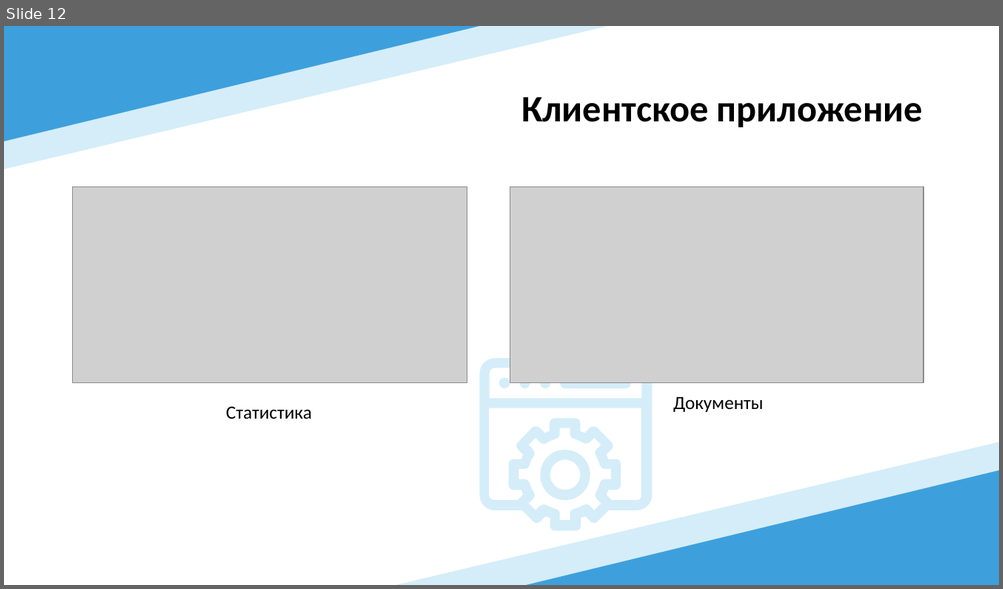
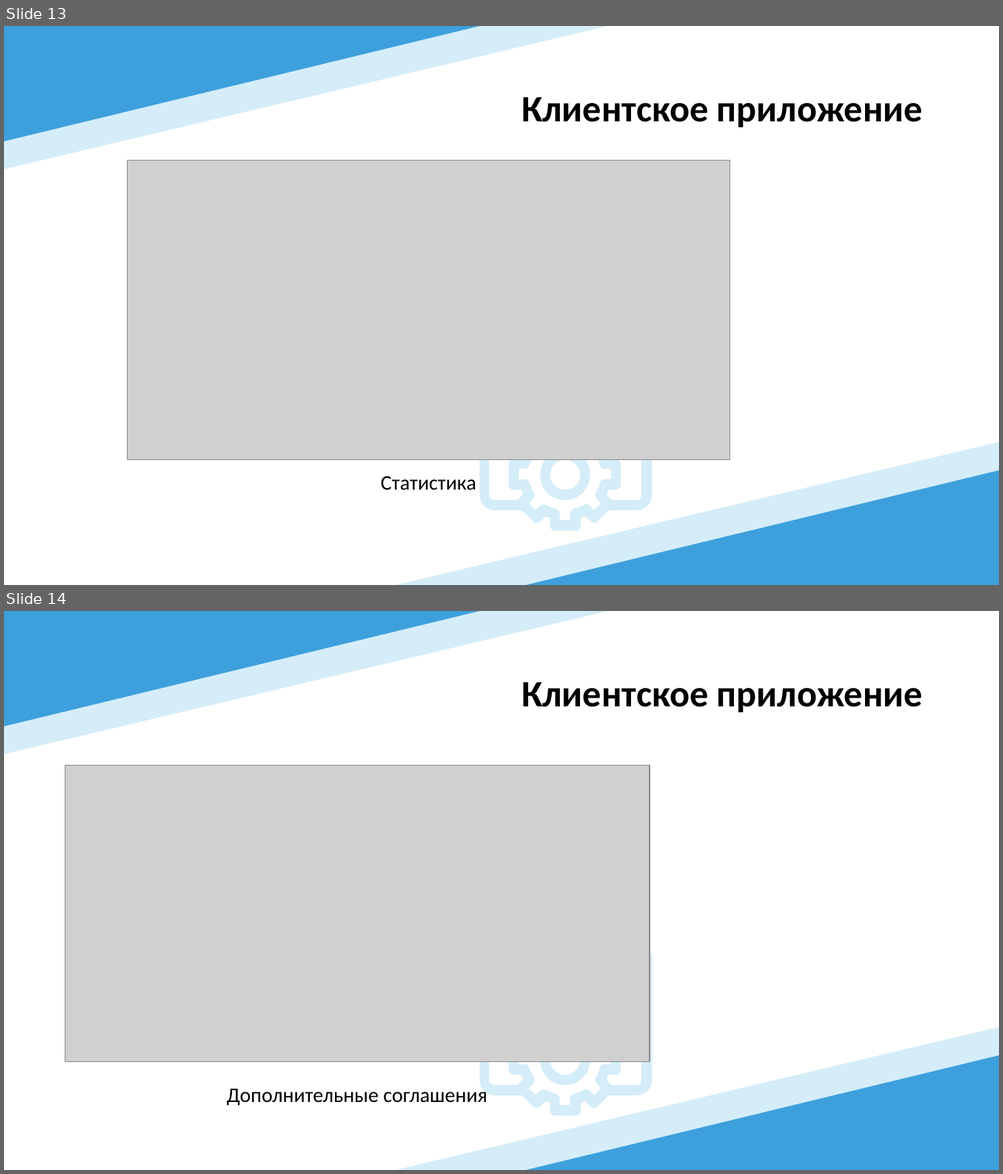
Before and after one commit to Immortian/ASP.NET-Core-HRM, a slide deck: Документация/Презентация.pptx. Shown one above the other, each under a label of ours: slide 12 before the commit, slides 13 and 14 after it. The pictures are 1003x589 and 1003x1174 pixels, drawn with LibreOffice and Linux fonts; fonts in the diff are those of the drawing; grey boxes stand for pictures. Boxes give left, top, right and bottom in pixels: in the first picture for what was removed or moved away, otherwise in the second. Text is boxed around its words. In the diff, an @@ line names an element or a change of style, - is before the commit and + after.

```diff
--- a/Документация/Презентация.pptx
+++ b/Документация/Презентация.pptx
@@ slide 14 added at (4, 611, 999, 1170), background #FFFFFF @@
@@ group added at (4, 611, 999, 1170): 4 triangles @@
@@ title added at (521, 682, 922, 712), 36 pt, text #000000, bold @@
+Клиентское приложение
@@ picture added at (65, 766, 650, 1062) @@
@@ freeform shape added at (479, 944, 652, 1117), fill #D4EDF9 @@
@@ freeform shape added at (540, 1036, 590, 1085), fill #D4EDF9 @@
@@ text added at (227, 1085, 487, 1106), 20 pt, text #000000 @@
+Дополнительные соглашения
@@ what was slide 12 is now slide 13 @@
@@ slide 13 changed as well @@
@@ picture: place and size @@
-picture at (73, 187, 467, 383)
+picture at (127, 160, 730, 460)
@@ picture removed at (511, 187, 924, 383) @@
@@ group removed at (499, 378, 632, 389): 4 freeform shapes @@
@@ text removed at (673, 397, 763, 412) @@
-Документы
@@ text "Статистика": place and size @@
-text "Статистика" at (226, 406, 312, 420)
+text "Статистика" at (381, 476, 476, 491)
@@ text "Статистика" at (381, 476, 476, 491): size 18 to 20 pt; alignment left to centre @@
```
Also in this commit, not shown: 11 other slides changed, 2 other slides added, 1 slide removed, 38 other files.
